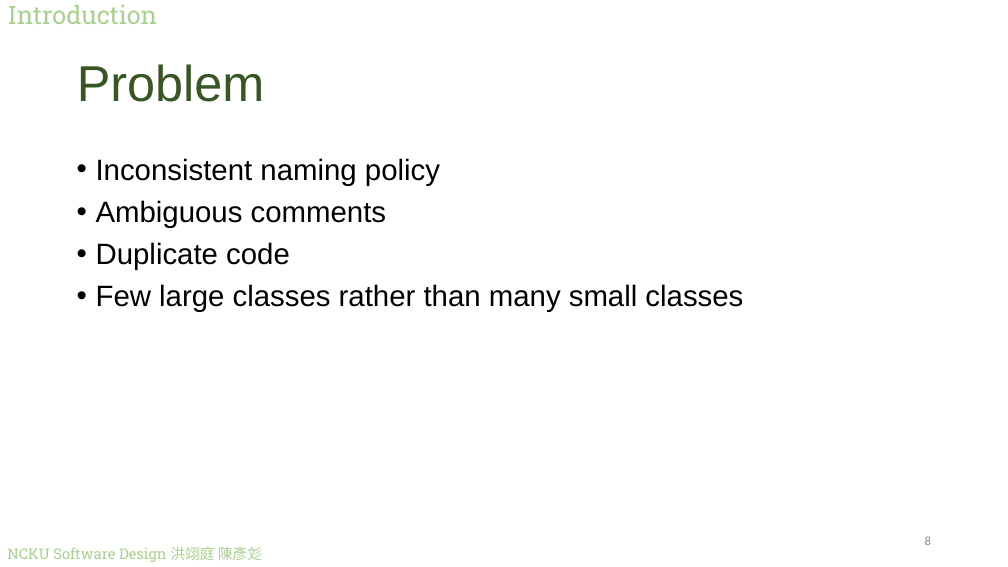
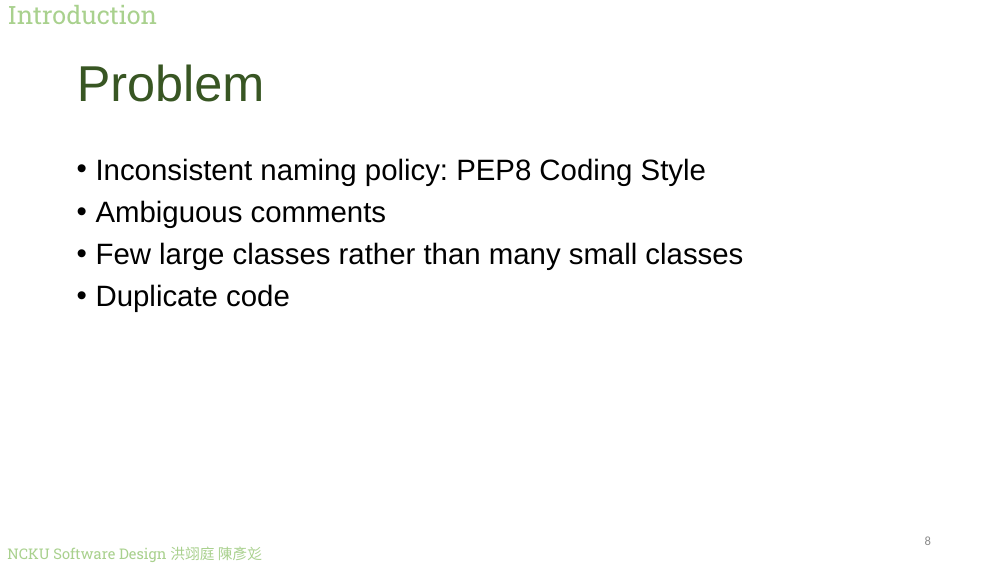
Before and after one commit to ITingHung/DBMS-Refactoring, a slide deck: slide 8 of SD_FinalProject.pptx. Drawn at 1008x567 pixels with LibreOffice and Linux fonts; fonts in the diff are those of the drawing. Boxes give left, top, right and bottom in pixels: in the first picture for what was removed or moved away, otherwise in the second. Text is boxed around its words. In the diff, an @@ line names an element or a change of style, - is before the commit and + after.

```diff
--- a/SD_FinalProject.pptx
+++ b/SD_FinalProject.pptx
@@ text at <box>96,158,706,185</box>: text changed @@
-• Inconsistent naming policy
+• Inconsistent naming policy: PEP8 Coding Style
@@ text at <box>96,242,743,270</box>: paragraph added @@
+• Few large classes rather than many small classes
@@ text at <box>96,284,743,312</box>: paragraph removed @@
-• Few large classes rather than many small classes
```
Also in this commit, not shown: 1 slide removed, 2 other files.
